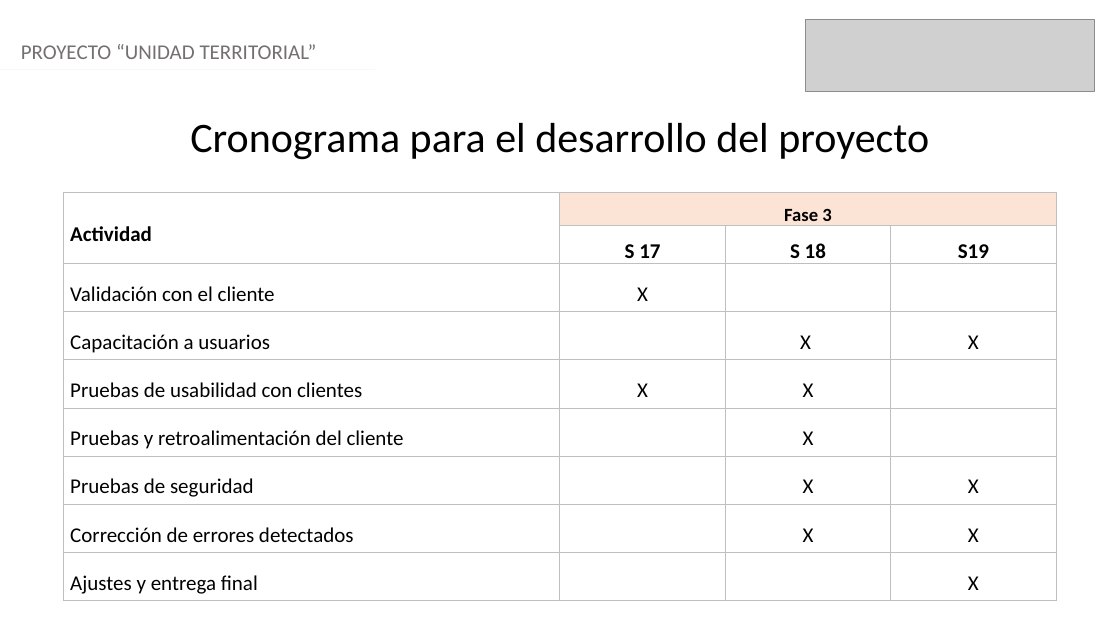
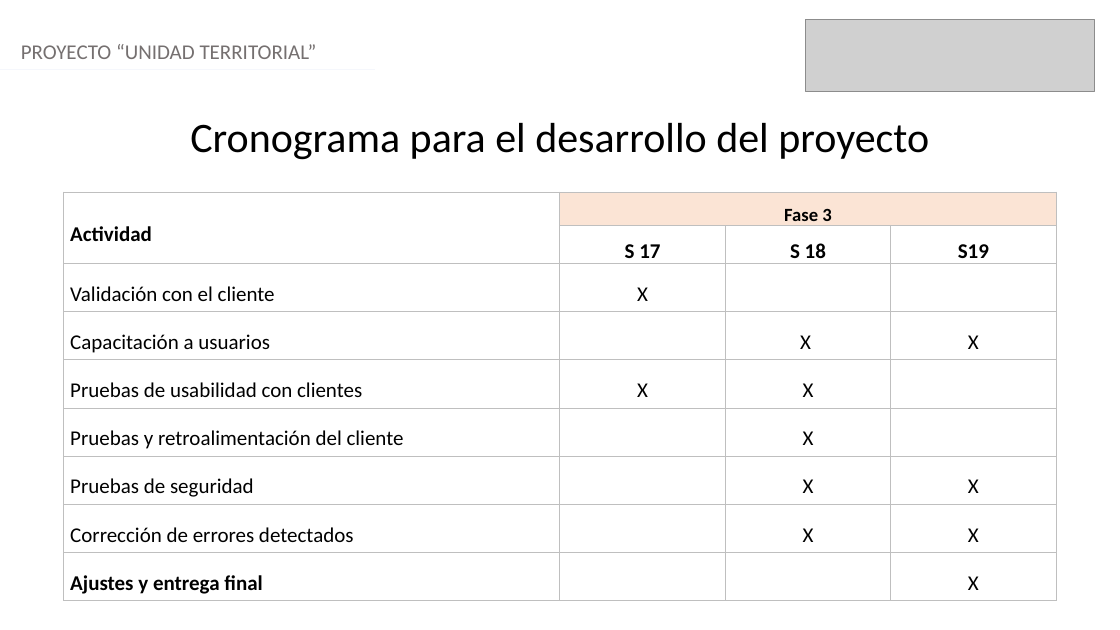
Before and after one commit to mariasaldivia/CAPSTONE_001V_G1A, a slide deck: slide 10 of Fase 3/Evidencias Grupales/Presentación Final.pptx. Drawn at 1120x630 pixels with LibreOffice and Linux fonts; fonts in the diff are those of the drawing; grey boxes stand for pictures. Boxes give left, top, right and bottom in pixels: in the first picture for what was removed or moved away, otherwise in the second. Text is boxed around its words. In the diff, an @@ line names an element or a change of style, - is before the commit and + after.

```diff
--- a/Fase 3/Evidencias Grupales/Presentación Final.pptx
+++ b/Fase 3/Evidencias Grupales/Presentación Final.pptx
@@ table at box(64, 192, 1057, 598) @@
@@ bold on in "Ajustes y entrega final" @@
```
Also in this commit, not shown: 9 other slides changed, 1 slide removed.
